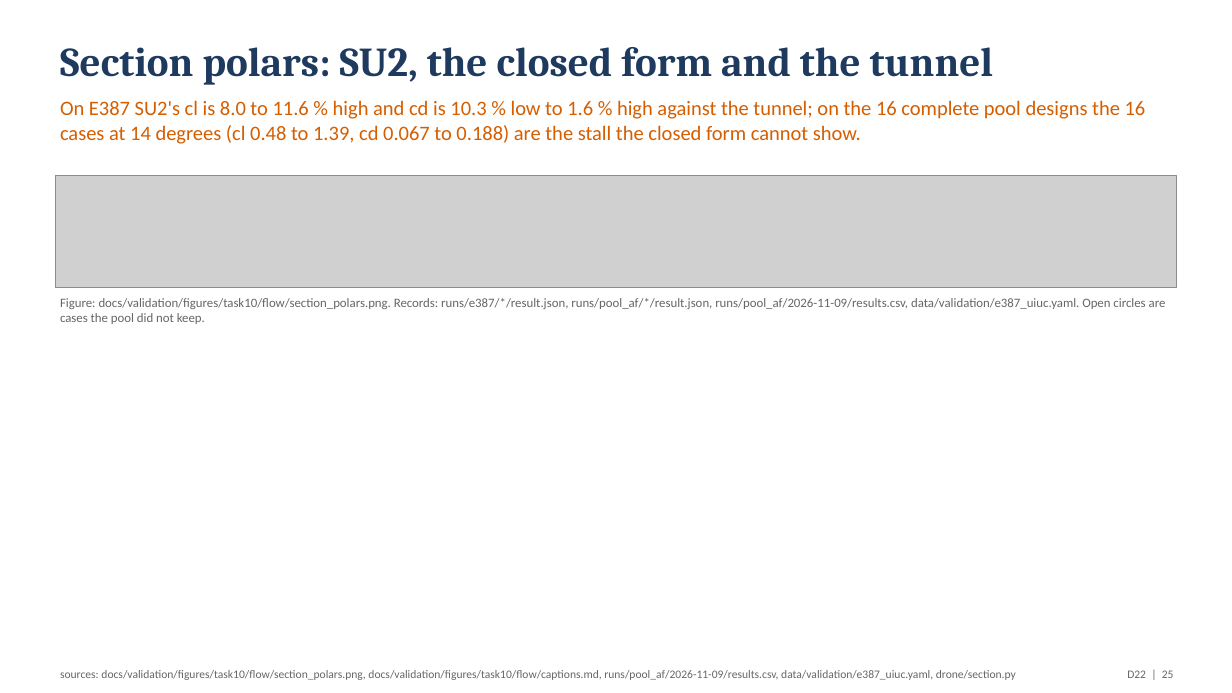
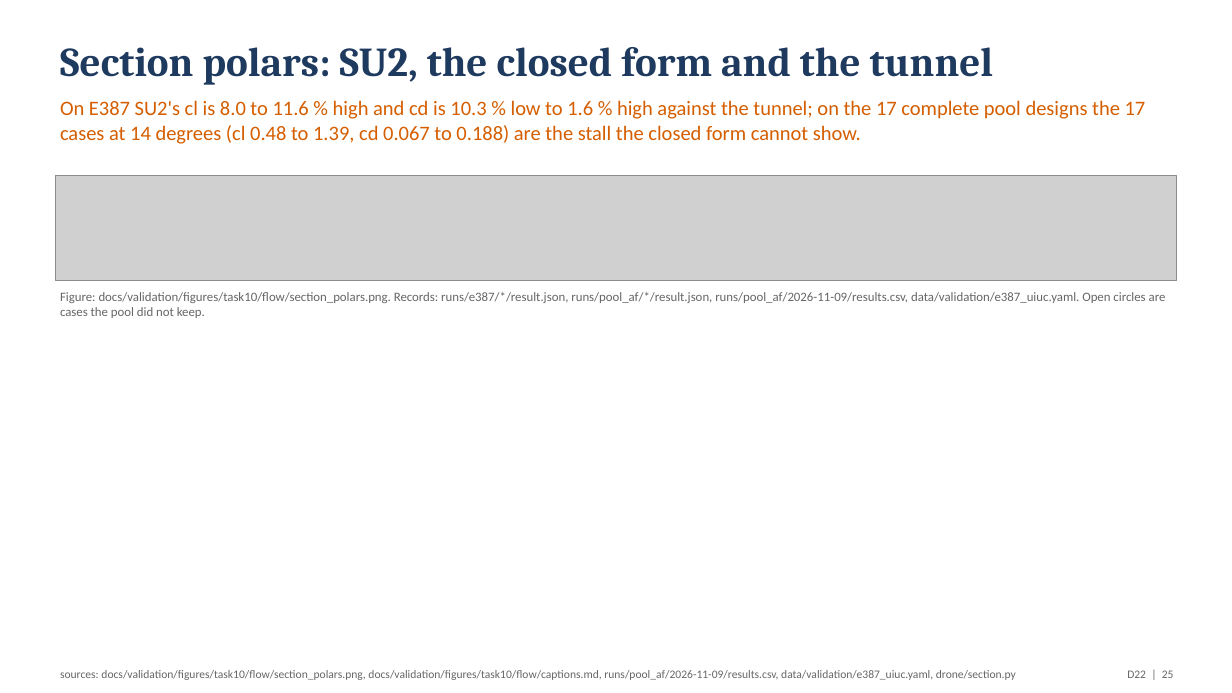
Before and after one commit to emarinhoss/ai-engineering, a slide deck: slide 25 of docs/talk/deck_drone.pptx. Drawn at 1232x693 pixels with LibreOffice and Linux fonts; fonts in the diff are those of the drawing; grey boxes stand for pictures. Boxes give left, top, right and bottom in pixels: in the first picture for what was removed or moved away, otherwise in the second. Text is boxed around its words. In the diff, an @@ line names an element or a change of style, - is before the commit and + after.

```diff
--- a/docs/talk/deck_drone.pptx
+++ b/docs/talk/deck_drone.pptx
@@ text at [60, 100, 1146, 144]: text changed @@
-On E387 SU2's cl is 8.0 to 11.6 % high and cd is 10.3 % low to 1.6 % high against the tunnel; on the 16 complete pool designs the 16 cases at 14 degrees (cl 0.48 to 1.39, cd 0.067 to 0.188) are the stall the closed form cannot show.
+On E387 SU2's cl is 8.0 to 11.6 % high and cd is 10.3 % low to 1.6 % high against the tunnel; on the 17 complete pool designs the 17 cases at 14 degrees (cl 0.48 to 1.39, cd 0.067 to 0.188) are the stall the closed form cannot show.
@@ picture: place and size @@
-picture at [55, 176, 1177, 287]
+picture at [55, 176, 1177, 281]
@@ text "Figure: docs/validation/figures/task10/flow/section_polars.p ...": place and size @@
-text "Figure: docs/validation/figures/task10/flow/section_polars.p ..." at [60, 298, 1166, 324]
+text "Figure: docs/validation/figures/task10/flow/section_polars.p ..." at [60, 292, 1166, 318]
```
Also in this commit, not shown: 10 other slides changed, 5 other files.
